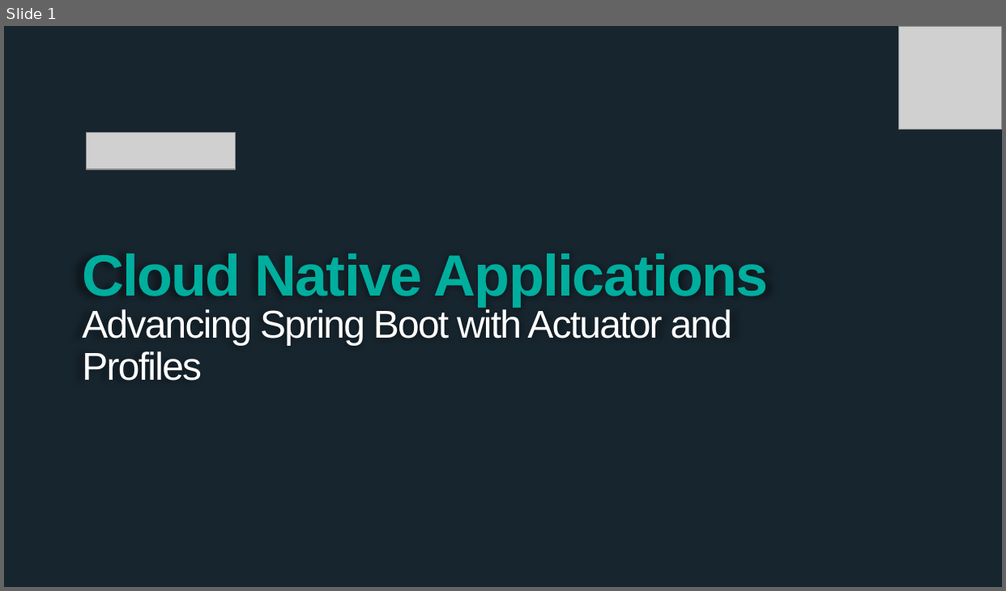
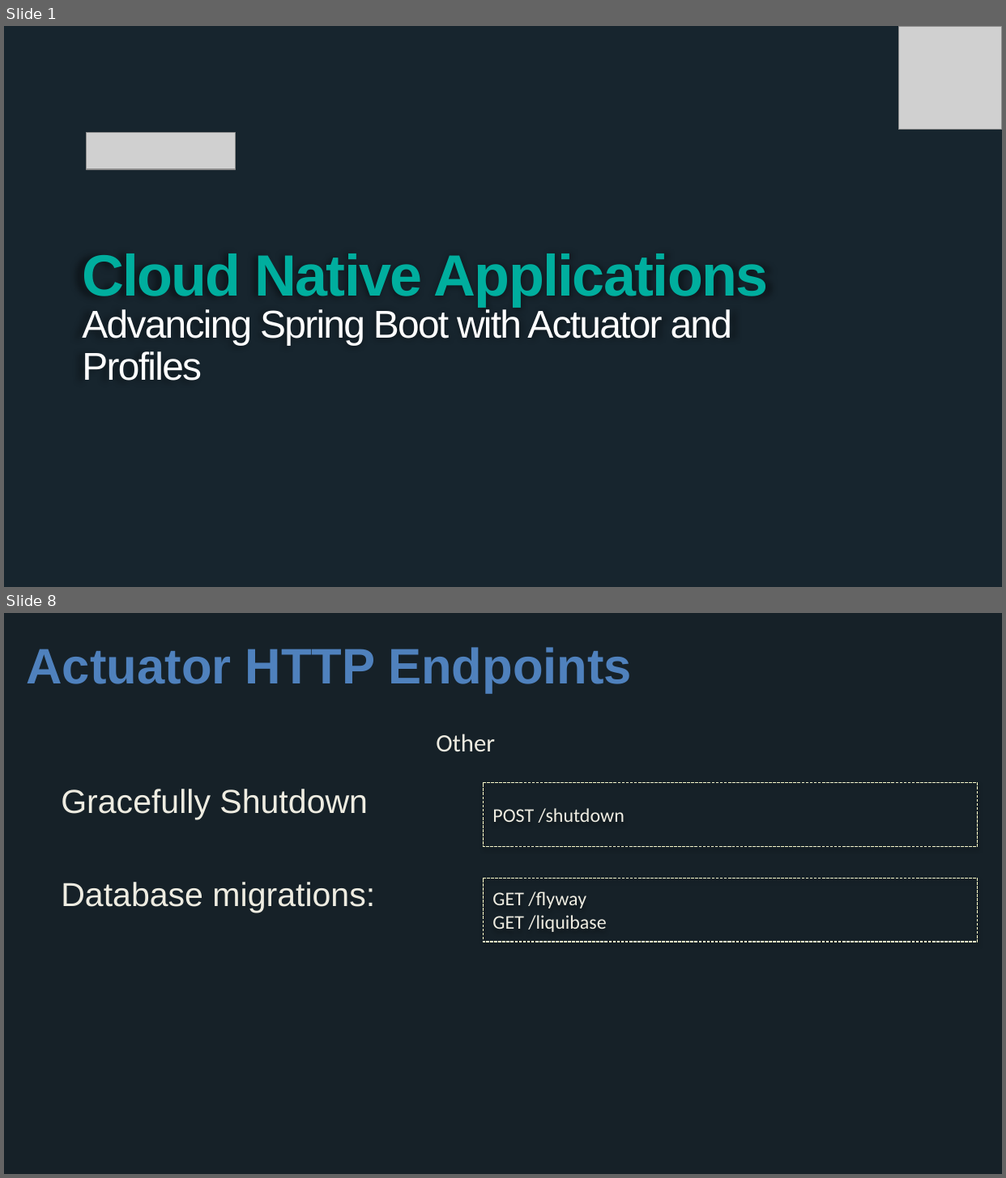
Before and after one commit to wxlund/CN-Workshop-Boeing, a slide deck: presentations/Session_4_Advanced_Boot.pptx. Shown one above the other, each under a label of ours: slide 1 before the commit, slides 1 and 8 after it; the slides between them are not shown. The pictures are 1006x591 and 1006x1178 pixels, drawn with LibreOffice and Linux fonts; fonts in the diff are those of the drawing; grey boxes stand for pictures; background and template pictures are left out. Boxes give left, top, right and bottom in pixels: in the first picture for what was removed or moved away, otherwise in the second. Text is boxed around its words. In the diff, an @@ line names an element or a change of style, - is before the commit and + after.

```diff
--- a/presentations/Session_4_Advanced_Boot.pptx
+++ b/presentations/Session_4_Advanced_Boot.pptx
@@ slide 8 added at box(4, 613, 1002, 1174), background #162128 @@
@@ title added at box(26, 647, 632, 693), 36 pt, text #4F81BD, bold @@
+Actuator HTTP Endpoints
@@ text added at box(436, 734, 495, 752), 18 pt, text #EEECE1 @@
+Other
@@ rectangle added at box(483, 782, 978, 846), outline #FFFFCC 0.75 pt dashed, 14 pt, text #EEECE1 @@
+POST /shutdown
@@ text added at box(61, 789, 375, 913), 24 pt, text #EEECE1 @@
+Gracefully Shutdown
+Database migrations:
@@ rectangle added at box(483, 879, 978, 943), outline #FFFFCC 0.75 pt dashed, 14 pt, text #EEECE1 @@
+GET /flyway
+GET /liquibase
```
Also in this commit, not shown: 6 other slides added, 1 slide removed, 1 other file.
